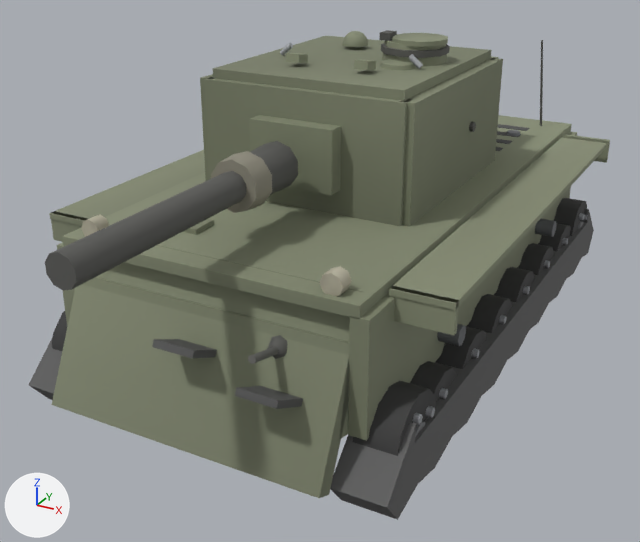
Renders of the glTF model client/assets/models/kv2.glb from each side of a commit.
Camera for both pictures: a 50 mm lens placed at (4.42, -9.15, 5.15), pointed at (0.0, -1.11, 1.14). Arrows for +X, +Y and +Z are at lower left; the lights stay in place. The older version comes first. Where no turn or scale is listed for an object, it has been applied to the vertices. Vertices at exactly the same position are counted once.

The first picture shows 'barrel', 'glacis', 'hullSide', 'hullTop', 'lowerPlate', 'mantlet', 'tracks', 'turretFront', 'turretRoof', 'turretSide', 'wheel11', 'wheel14' and 8 more.
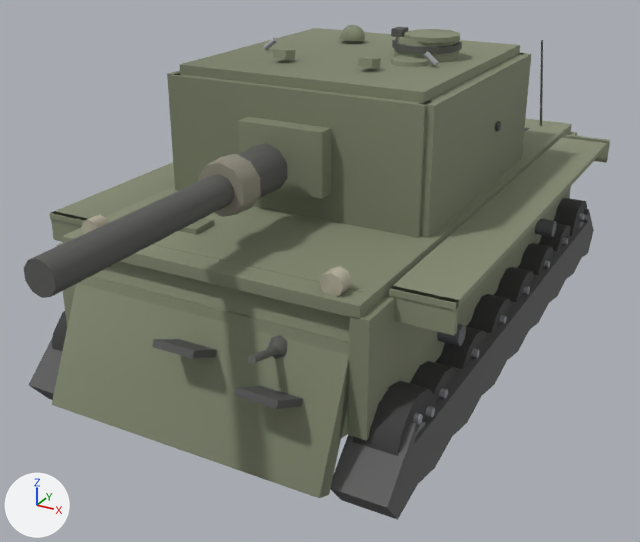
The change, as a list of edits to the scene's bpy script:
```text
Change me_mesh_22:
    remove me_mesh_22.from_pydata(...)  # 16 vertices, 24 faces; spans x -1.15..1.15, y -1.34..2.1, z 0.0..1.3
    add me_mesh_22.from_pydata(...)  # 16 vertices, 24 faces; spans x -1.42..1.42, y -1.54..2.3, z 0.0..1.35
    me_mesh_22 part 1: the loose piece of 8 vertices spanning x -1.15..1.15, y -1.34..-1.14, z 0.0..1.3 is scaled about its middle by (1.24, 1, 1.04), then moved by (0.0, -0.2, 0.03)
    other edits to the shape of me_mesh_22 do not show in these pictures
Change me_mesh_23:
    remove me_mesh_23.from_pydata(...)  # 52 vertices, 88 faces; spans x -1.27..1.27, y -1.3..1.3, z 0.0..1.3
    add me_mesh_23.from_pydata(...)  # 52 vertices, 88 faces; spans x -1.54..1.54, y -1.5..1.5, z 0.0..1.35
    me_mesh_23 part 2: the loose piece of 8 vertices spanning x -1.23..-1.07, y -1.3..1.3, z 0.0..1.3 is scaled about its middle by (1, 1.15, 1.04), then moved by (-0.27, 0.0, 0.03)
    me_mesh_23 part 3: the loose piece of 8 vertices spanning x 1.07..1.23, y -1.3..1.3, z 0.0..1.3 is scaled about its middle by (1, 1.15, 1.04), then moved by (0.27, 0.0, 0.03)
    me_mesh_23 part 4: the loose piece of 18 vertices spanning x 1.23..1.27, y 0.27..0.38, z 0.66..0.77 is moved by (0.27, 0.05, 0.03)
    other edits to the shape of me_mesh_23 do not show in these pictures
Change me_mesh_25:
    remove me_mesh_25.from_pydata(...)  # 189 vertices, 328 faces; spans x -1.1..1.1, y -1.25..1.25, z 1.3..1.7
    add me_mesh_25.from_pydata(...)  # 189 vertices, 328 faces; spans x -1.38..1.38, y -1.45..1.45, z 1.35..1.75
    me_mesh_25 part 5: the loose piece of 8 vertices spanning x -1.1..1.1, y -1.25..1.25, z 1.3..1.4 is scaled about its middle by (1.25, 1.16, 1), then moved by (0.0, 0.0, 0.05)
    me_mesh_25 part 6: the loose piece of 22 vertices spanning x 0.23..0.92, y -0.16..0.56, z 1.4..1.62 is moved by (0.14, 0.0, 0.05)
    me_mesh_25 part 7: the loose piece of 22 vertices spanning x 0.22..0.93, y -0.17..0.57, z 1.5..1.57 is moved by (0.14, 0.0, 0.05)
    me_mesh_25 part 8: the loose piece of 22 vertices spanning x 0.34..0.95, y -0.13..0.47, z 1.61..1.66 is moved by (0.14, 0.0, 0.05)
    me_mesh_25 part 9: the loose piece of 8 vertices spanning x 0.23..0.35, y 0.01..0.19, z 1.62..1.7 is moved by (0.14, 0.0, 0.05)
    me_mesh_25 part 10: the loose piece of 41 vertices spanning x -0.5..-0.19, y 0.43..0.75, z 1.44..1.6 is moved by (-0.08, 0.09, 0.05)
    me_mesh_25 part 11: the loose piece of 22 vertices spanning x 0.38..0.77, y -0.41..0.01, z 1.39..1.45 is moved by (0.14, -0.03, 0.05)
    me_mesh_25 part 12: the loose piece of 8 vertices spanning x -0.48..-0.33, y -0.78..-0.57, z 1.42..1.54 is moved by (-0.1, -0.1, 0.05)
    me_mesh_25 part 13: the loose piece of 8 vertices spanning x 0.33..0.48, y -0.78..-0.57, z 1.42..1.54 is moved by (0.1, -0.1, 0.05)
    me_mesh_25 part 14: the loose piece of 14 vertices spanning x -0.86..-0.7, y -0.29..-0.23, z 1.41..1.55 is moved by (-0.19, -0.04, 0.05)
    me_mesh_25 part 15: the loose piece of 14 vertices spanning x 0.7..0.86, y -0.29..-0.23, z 1.41..1.55 is moved by (0.19, -0.04, 0.05)
Change me_mesh_26:
    remove me_mesh_26.from_pydata(...)  # 8 vertices, 12 faces; spans x -0.475..0.475, y -1.53..-1.23, z 0.34..1.0
    add me_mesh_26.from_pydata(...)  # 8 vertices, 12 faces; spans x -0.475..0.475, y -1.73..-1.43, z 0.365..1.025
    me_mesh_26 part 16: the whole mesh is moved by (0.0, -0.2, 0.025)
Change ob_barrel:
    ob_barrel.location: (0.0, -2.0, 2.61) -> (0.0, -2.2, 2.63)
```

Pixel boxes [x1, y1, x2, y2] of what changed, in the pictures (640 x 542 px; the box of a moved part takes in the faces that stretch with it):
'turretFront', reshaped
    before: [204, 56, 498, 226]
    after: [171, 73, 433, 238]
'turretSide', reshaped (20% wider, 9% taller)
    before: [200, 58, 503, 227]
    after: [167, 53, 531, 238]
'turretRoof', reshaped (21% wider, 10% taller)
    before: [212, 30, 492, 101]
    after: [180, 25, 520, 103]
'barrel', moved
    before: [45, 141, 298, 291]
    after: [24, 143, 288, 298]
'mantlet', moved
    before: [249, 115, 341, 195]
    after: [238, 117, 331, 199]
part 1 of me_mesh_22, moved or reshaped
    before: [204, 77, 411, 226]
    after: [171, 73, 433, 238]
part 2 of me_mesh_23, moved or reshaped
    before: [200, 74, 215, 181]
    after: [167, 70, 182, 191]
part 3 of me_mesh_23, moved or reshaped
    before: [399, 58, 503, 227]
    after: [419, 53, 531, 238]
part 4 of me_mesh_23, moved or reshaped
    before: [469, 122, 476, 132]
    after: [495, 121, 501, 131]
part 5 of me_mesh_25, moved or reshaped
    before: [212, 36, 492, 101]
    after: [180, 28, 520, 103]
part 6 of me_mesh_25, moved or reshaped
    before: [382, 40, 447, 67]
    after: [393, 36, 460, 63]
part 7 of me_mesh_25, moved or reshaped
    before: [381, 43, 450, 58]
    after: [392, 39, 462, 54]
part 8 of me_mesh_25, moved or reshaped
    before: [392, 33, 448, 47]
    after: [404, 29, 460, 43]
part 9 of me_mesh_25, moved or reshaped
    before: [379, 30, 397, 41]
    after: [391, 27, 408, 37]
part 10 of me_mesh_25, moved or reshaped
    before: [343, 31, 368, 47]
    after: [340, 25, 365, 41]
part 11 of me_mesh_25, moved or reshaped
    before: [380, 59, 417, 70]
    after: [391, 56, 431, 67]
part 12 of me_mesh_25, moved or reshaped
    before: [286, 53, 308, 63]
    after: [273, 49, 296, 59]
part 13 of me_mesh_25, moved or reshaped
    before: [354, 60, 376, 70]
    after: [358, 57, 381, 68]
part 14 of me_mesh_25, moved or reshaped
    before: [280, 43, 293, 55]
    after: [264, 37, 277, 50]
part 15 of me_mesh_25, moved or reshaped
    before: [408, 54, 423, 69]
    after: [423, 51, 438, 66]
